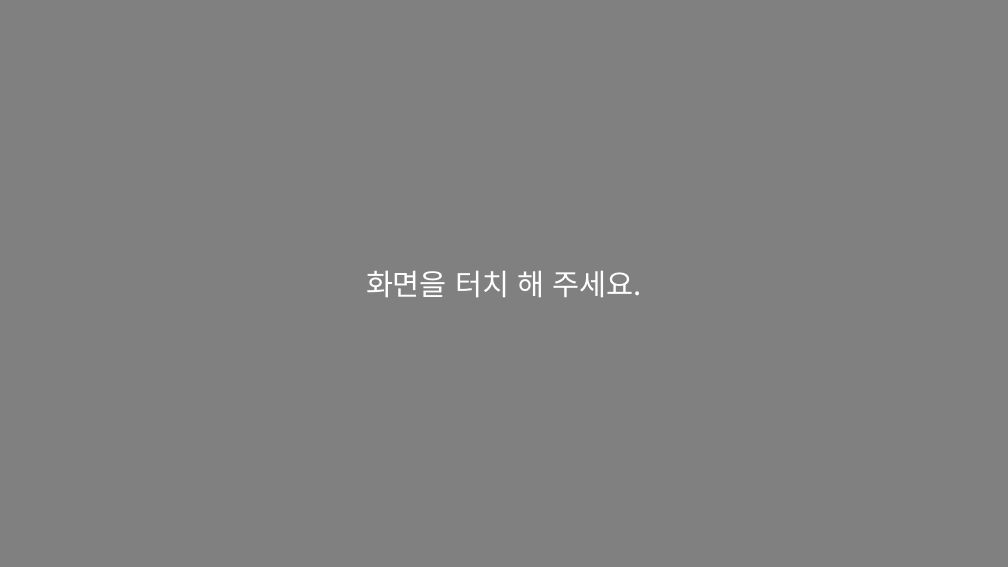
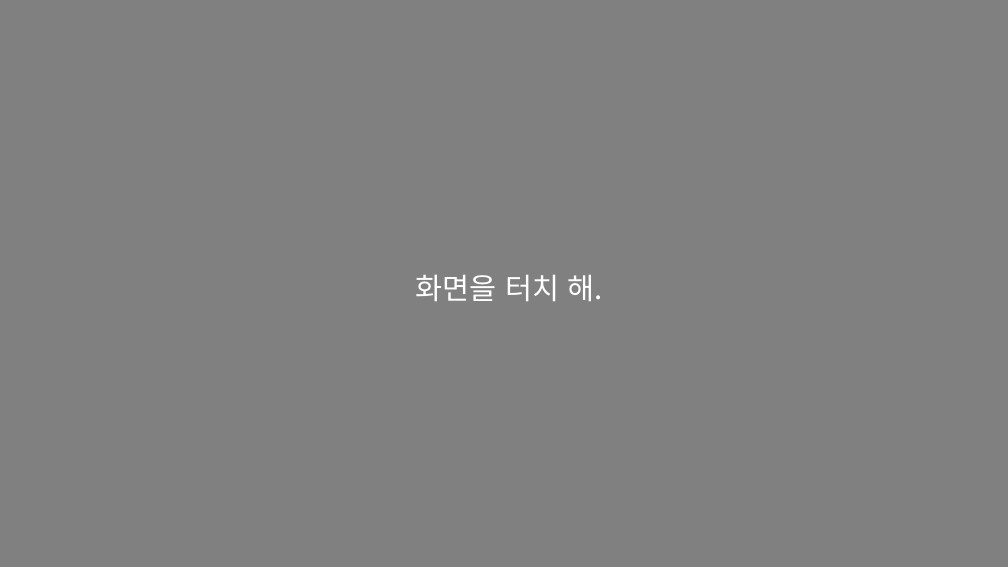
Before and after one commit to yoo-myeong/audtjs, a slide deck: slide 1 of 프레젠테이션1.pptx. Drawn at 1008x567 pixels with LibreOffice and Linux fonts; fonts in the diff are those of the drawing. Boxes give left, top, right and bottom in pixels: in the first picture for what was removed or moved away, otherwise in the second. Text is boxed around its words. In the diff, an @@ line names an element or a change of style, - is before the commit and + after.

```diff
--- a/프레젠테이션1.pptx
+++ b/프레젠테이션1.pptx
@@ text at [416, 274, 602, 302]: text changed @@
-화면을 터치 해 주세요.
+화면을 터치 해.
```
